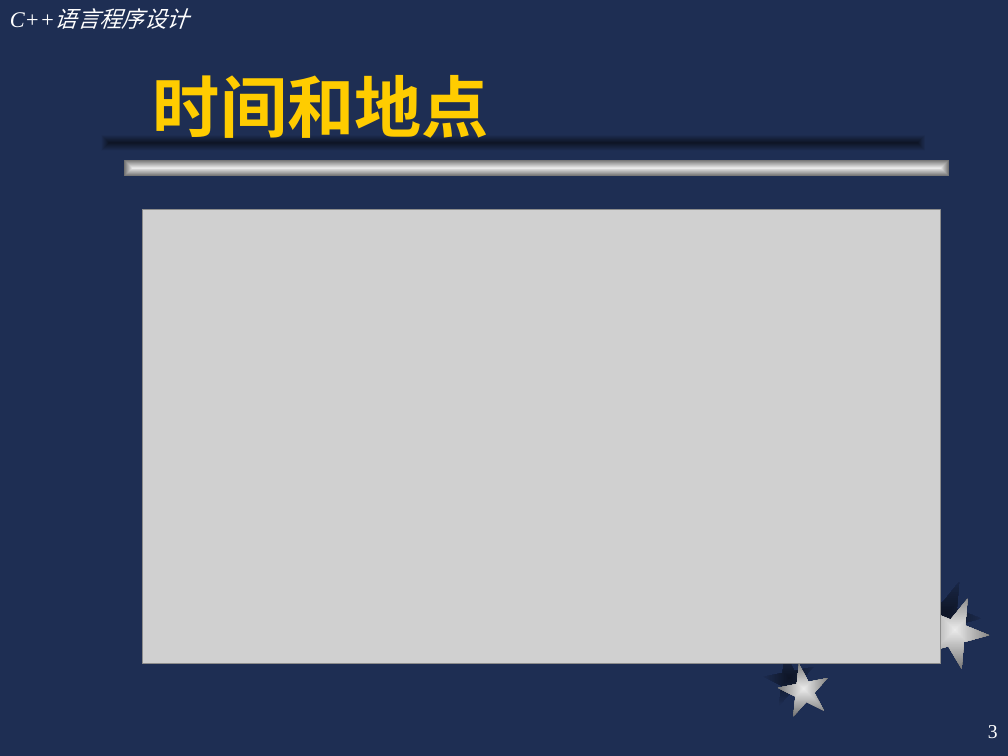
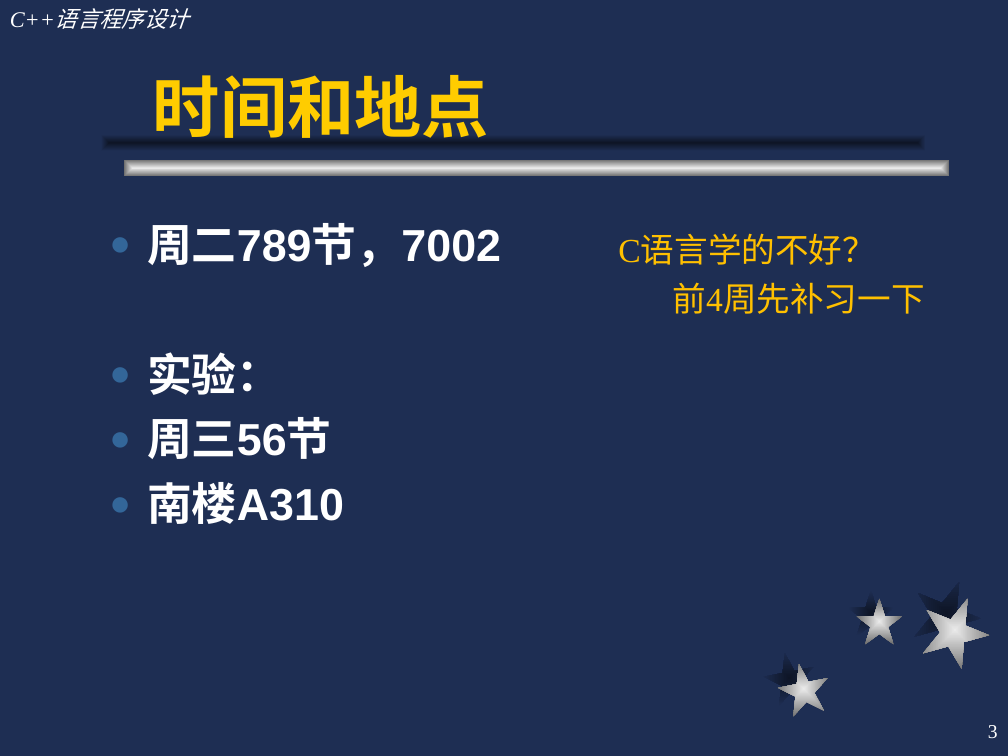
Before and after one commit to qilin512/OUC-OOP, a slide deck: slide 3 of slides/c++1.ppt. Drawn at 1008x756 pixels with LibreOffice and Linux fonts; fonts in the diff are those of the drawing; grey boxes stand for pictures. Boxes give left, top, right and bottom in pixels: in the first picture for what was removed or moved away, otherwise in the second. Text is boxed around its words. In the diff, an @@ line names an element or a change of style, - is before the commit and + after.

Commit message:
add slides

```diff
--- a/slides/c++1.ppt
+++ b/slides/c++1.ppt
@@ picture removed at <box>143,210,941,663</box> @@
@@ text added at <box>147,223,501,524</box>, 32 pt, text #FFFFFF, bold @@
+● 周二789节，7002
+● 实验：
+● 周三56节
+● 南楼A310
@@ text added at <box>618,236,876,265</box>, 24 pt, text #FFC000 @@
+C语言学的不好？
@@ text added at <box>673,282,925,314</box>, 24 pt, text #FFC000 @@
+前4周先补习一下
@@ freeform shape added at <box>848,590,894,636</box>, fill gradient #0E1526 to #1E2E53 @@
@@ freeform shape added at <box>856,599,902,645</box>, fill gradient #EAEAEA to #6C6C6C @@
```
Also in this commit, not shown: 4 other slides changed, 1 slide added, 10 other files.
